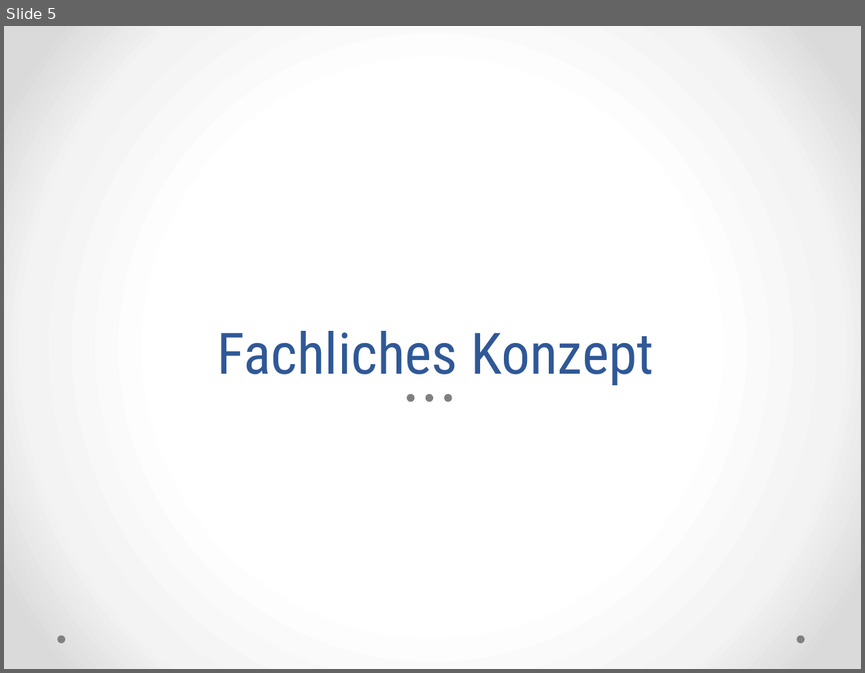
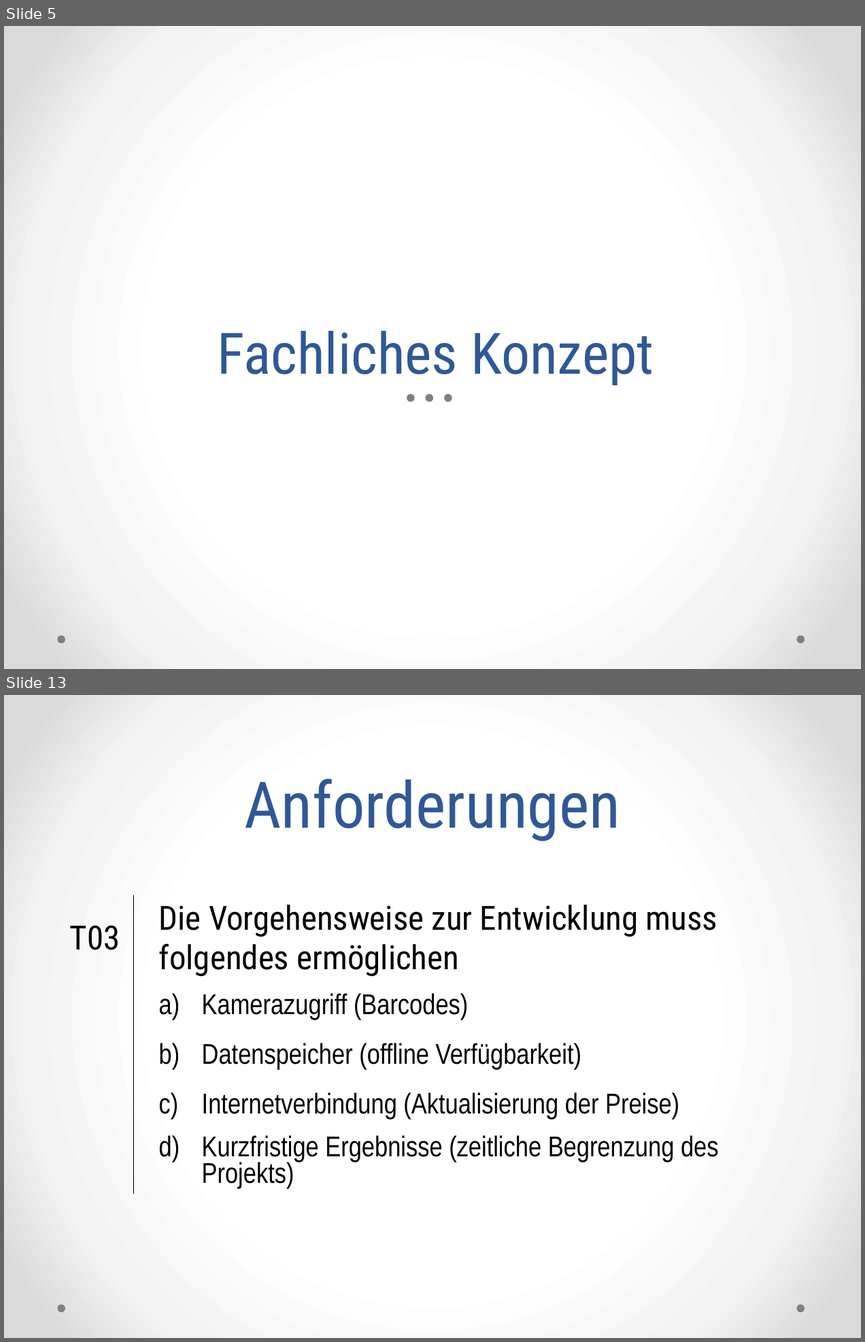
Before and after one commit to ss-proto/PA2, a slide deck: presentation/ss-proto.pptx. Shown one above the other, each under a label of ours: slide 5 before the commit, slides 5 and 13 after it; the slides between them are not shown. The pictures are 865x673 and 865x1342 pixels, drawn with LibreOffice and Linux fonts; fonts in the diff are those of the drawing. Boxes give left, top, right and bottom in pixels: in the first picture for what was removed or moved away, otherwise in the second. Text is boxed around its words. In the diff, an @@ line names an element or a change of style, - is before the commit and + after.

```diff
--- a/presentation/ss-proto.pptx
+++ b/presentation/ss-proto.pptx
@@ slide 13 added at bbox=[4, 695, 861, 1338], background gradient #FFFFFF to #F4F4F4 to #DADADA; not listed: 2 template elements that a slide beside it also shows @@
@@ title added at bbox=[244, 779, 620, 841], 54 pt, text #2F5897 @@
+Anforderungen
@@ table added at bbox=[61, 895, 797, 1191], 5 rows, 2 columns @@
+T03 | Die Vorgehensweise zur Entwicklung muss folgendes ermöglichen
+ | Kamerazugriff (Barcodes)
+ | Datenspeicher (offline Verfügbarkeit)
+ | Internetverbindung (Aktualisierung der Preise)
+ | Kurzfristige Ergebnisse (zeitliche Begrenzung des Projekts)
```
Also in this commit, not shown: 4 slides changed, 29 other slides added, 5 other files.
